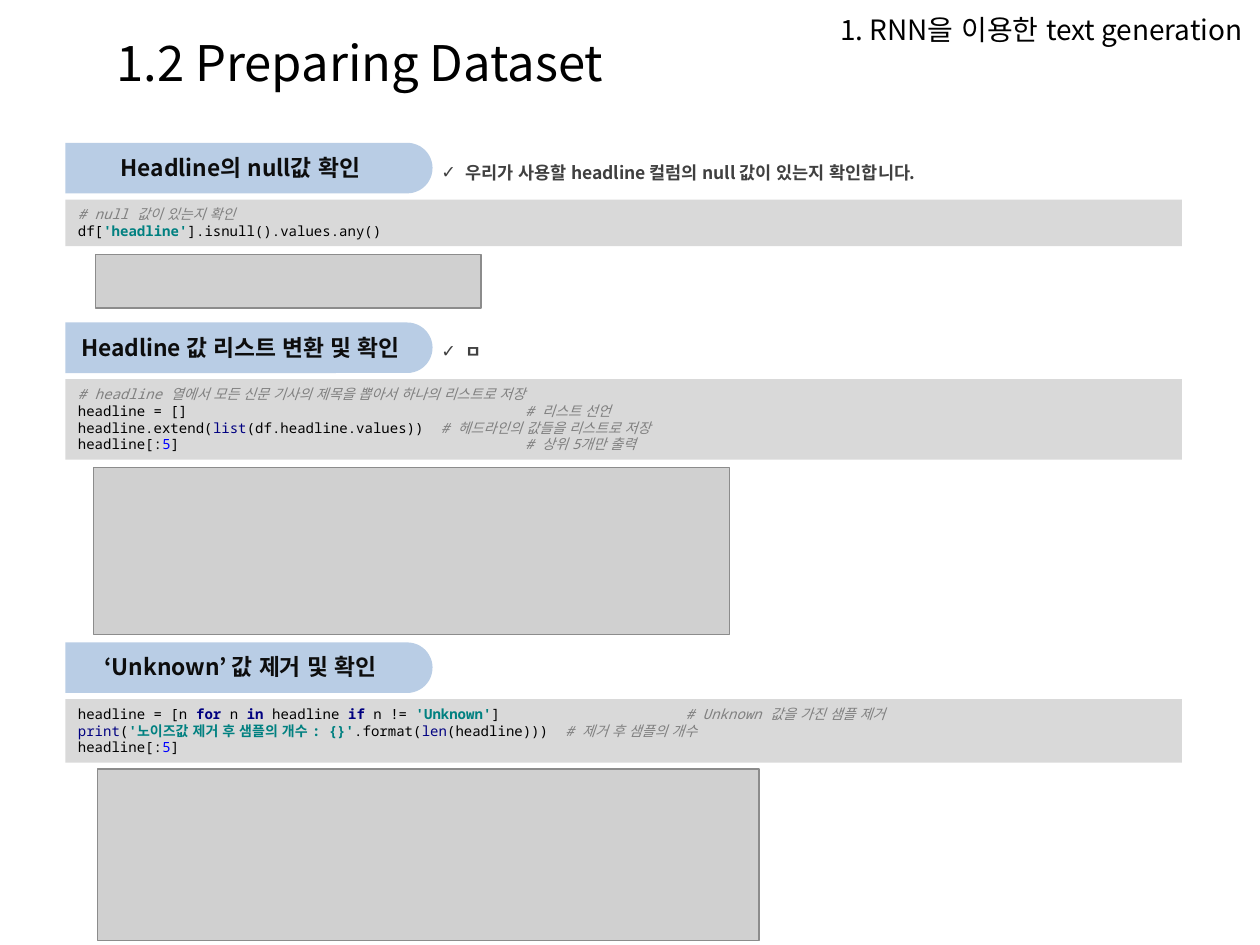
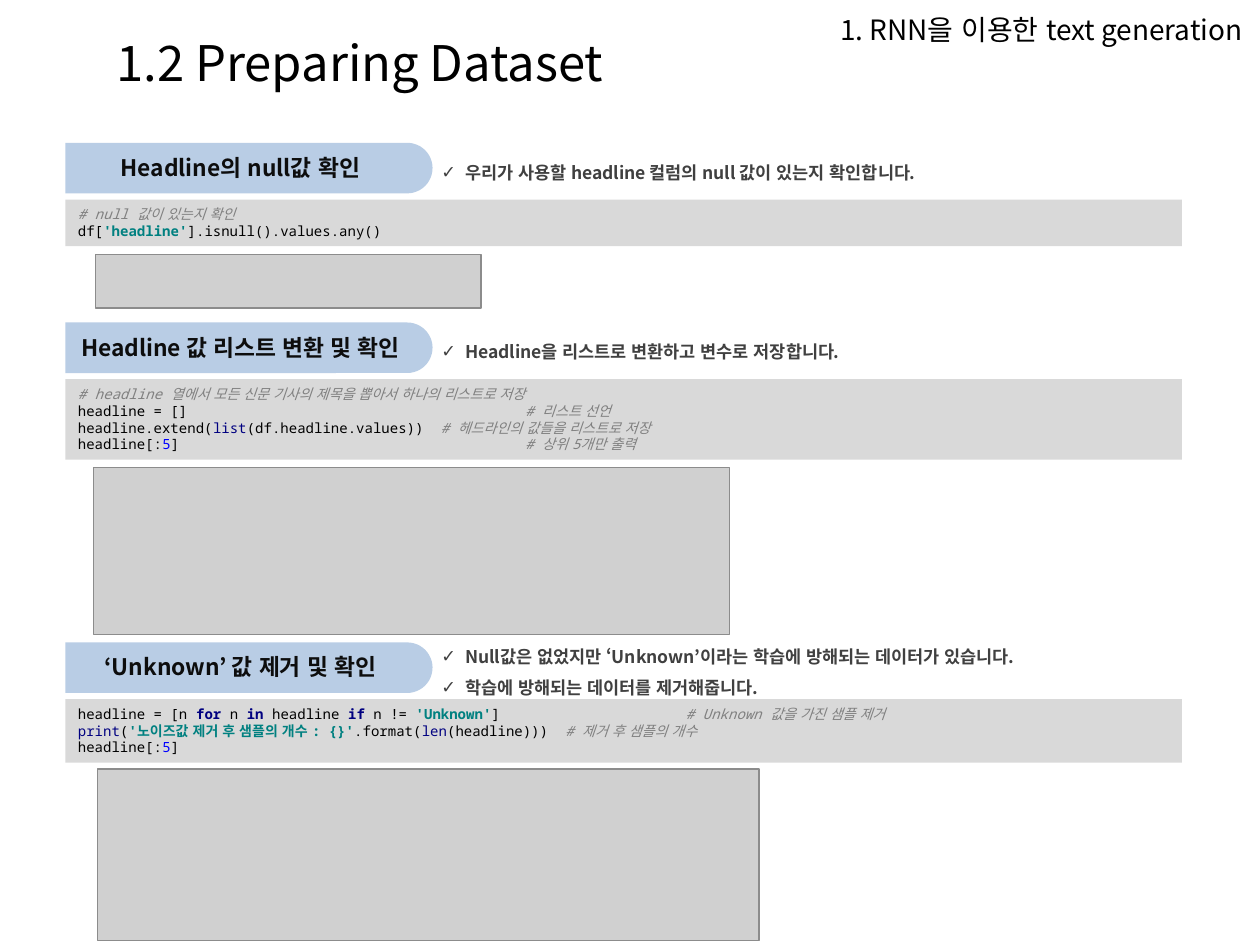
Before and after one commit to Heechul90/Tensorflow_RNN, a slide deck: slide 5 of text_generation/text_generation.pptx. Drawn at 1260x945 pixels with LibreOffice and Linux fonts; fonts in the diff are those of the drawing; grey boxes stand for pictures; background and template pictures are left out. Boxes give left, top, right and bottom in pixels: in the first picture for what was removed or moved away, otherwise in the second. Text is boxed around its words. In the diff, an @@ line names an element or a change of style, - is before the commit and + after.

```diff
--- a/text_generation/text_generation.pptx
+++ b/text_generation/text_generation.pptx
@@ text at <box>465,343,840,360</box>: text changed @@
-✓ ㅁ
+✓ Headline을 리스트로 변환하고 변수로 저장합니다.
@@ text added at <box>465,648,1015,696</box>, 10 pt, text #404040, bold @@
+✓ Null값은 없었지만 ‘Unknown’이라는 학습에 방해되는 데이터가 있습니다.
+✓ 학습에 방해되는 데이터를 제거해줍니다.
```
Also in this commit, not shown: 8 other slides changed, 2 slides added, 6 slides removed, 1 other file.
